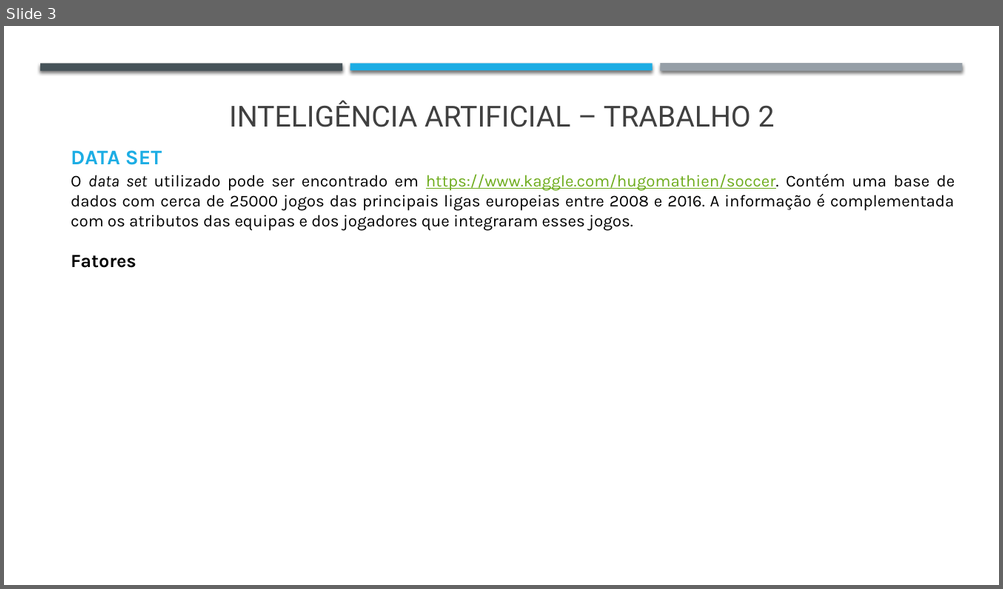
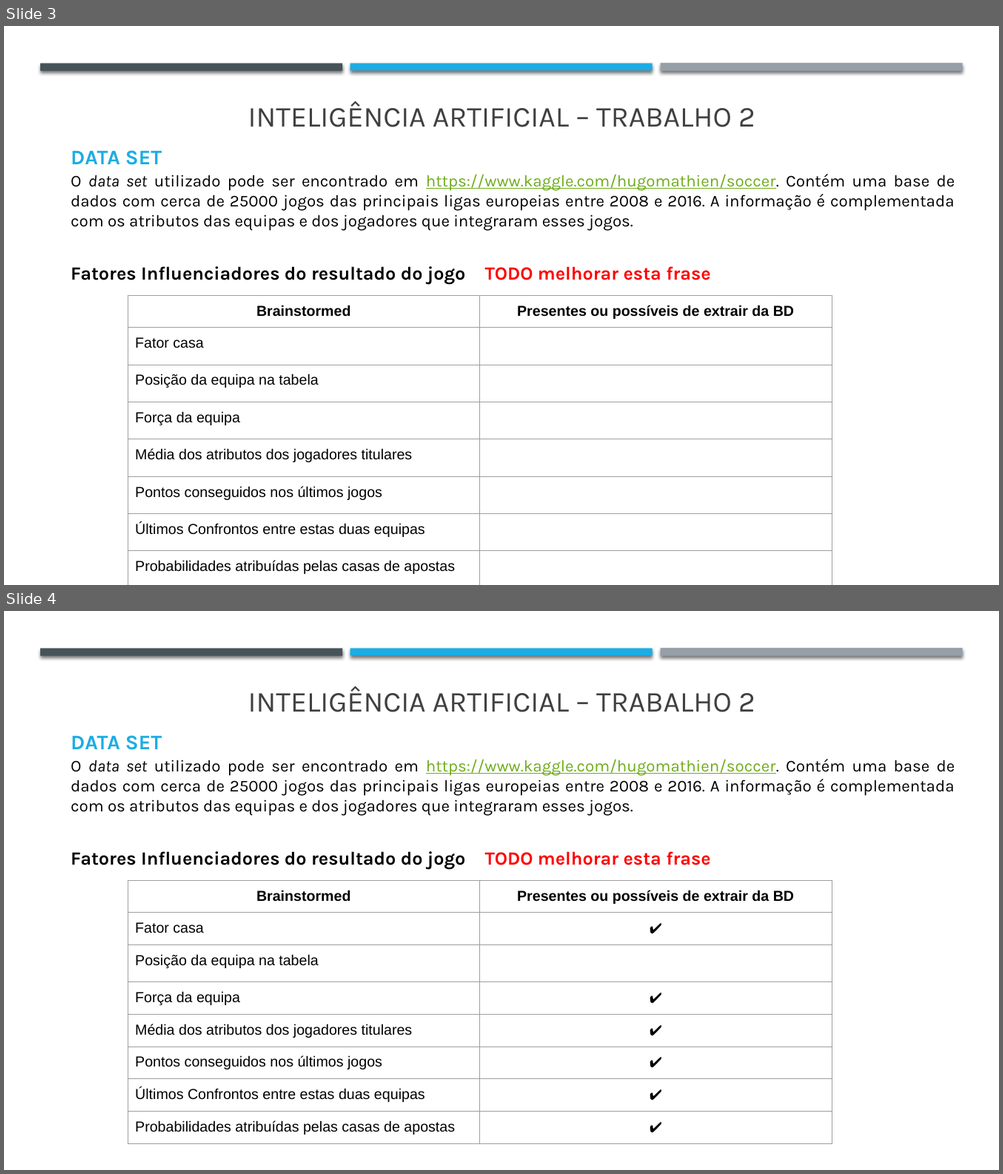
Before and after one commit to j-vm/FEUP_IART_2020, a slide deck: Assigment2/Checkpoint1_trabalho2.pptx. Shown one above the other, each under a label of ours: slide 3 before the commit, slides 3 and 4 after it. The pictures are 1003x589 and 1003x1174 pixels, drawn with LibreOffice and Linux fonts; fonts in the diff are those of the drawing. Boxes give left, top, right and bottom in pixels: in the first picture for what was removed or moved away, otherwise in the second. Text is boxed around its words. In the diff, an @@ line names an element or a change of style, - is before the commit and + after.

```diff
--- a/Assigment2/Checkpoint1_trabalho2.pptx
+++ b/Assigment2/Checkpoint1_trabalho2.pptx
@@ slide 4 added at [4,611,999,1170], background #FFFFFF @@
@@ rectangle added at [40,648,343,655], fill #465359 @@
@@ rectangle added at [350,648,652,655], fill #1CADE4 @@
@@ rectangle added at [660,648,962,657], fill #969FA7 @@
@@ text added at [248,686,755,712], 28 pt, text #404040 @@
+INTELIGÊNCIA ARTIFICIAL – TRABALHO 2
@@ text added at [71,735,162,750], 20 pt, text #1CADE4, bold @@
+DATA SET
@@ text added at [71,759,955,816], 16 pt, text #000000 @@
+O data set utilizado pode ser encontrado em https://www.kaggle.com/hugomathien/soccer. Contém uma base de dados com cerca de 25000 jogos das principais ligas europeias entre 2008 e 2016. A informação é complementada com os atributos das equipas e dos jogadores que integraram esses jogos.
@@ text added at [71,851,711,870], 18 pt, text #000000, bold @@
+Fatores Influenciadores do resultado do jogo TODO melhorar esta frase
@@ table added at [128,880,832,1138], 8 rows, 2 columns @@
+Brainstormed | Presentes ou possíveis de extrair da BD
+Fator casa | ✔️
+Posição da equipa na tabela | 
+Força da equipa | ✔️
+Média dos atributos dos jogadores titulares | ✔️
+Pontos conseguidos nos últimos jogos | ✔️
+Últimos Confrontos entre estas duas equipas | ✔️
+Probabilidades atribuídas pelas casas de apostas | ✔️
@@ slide 3 changed as well @@
@@ text "INTELIGÊNCIA ARTIFICIAL – TRABALHO 2" at [248,101,755,127]: font Roboto to Karla @@
@@ text removed at [71,255,136,268] @@
-Fatores
@@ text added at [71,266,711,285], 18 pt, text #000000, bold @@
+Fatores Influenciadores do resultado do jogo TODO melhorar esta frase
@@ table added at [128,295,832,577], 8 rows, 2 columns @@
+Brainstormed | Presentes ou possíveis de extrair da BD
+Fator casa | 
+Posição da equipa na tabela | 
+Força da equipa | 
+Média dos atributos dos jogadores titulares | 
+Pontos conseguidos nos últimos jogos | 
+Últimos Confrontos entre estas duas equipas | 
+Probabilidades atribuídas pelas casas de apostas | 
```
Also in this commit, not shown: 7 other slides changed, 2 other slides added, 3 other files.
